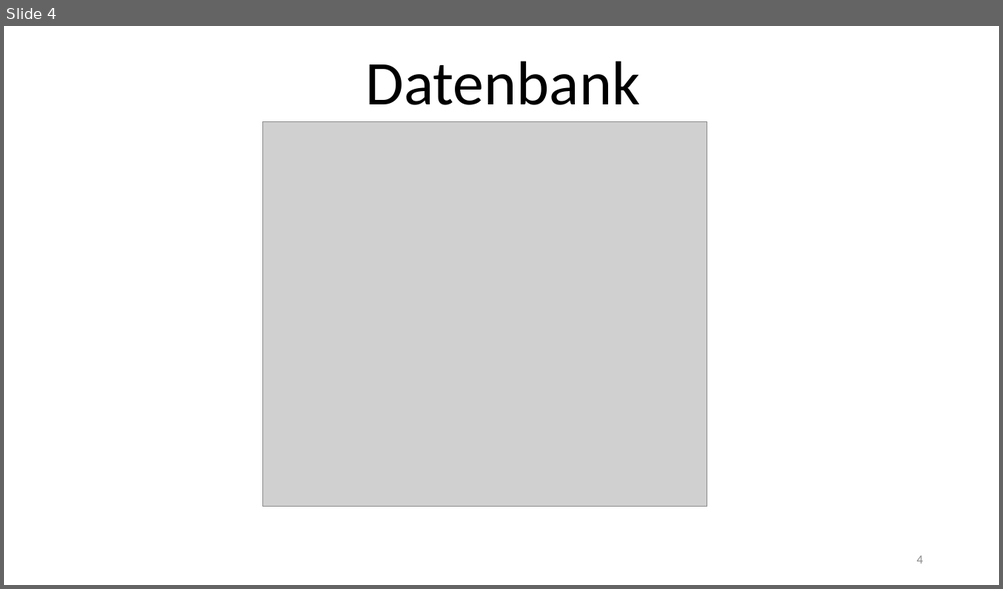
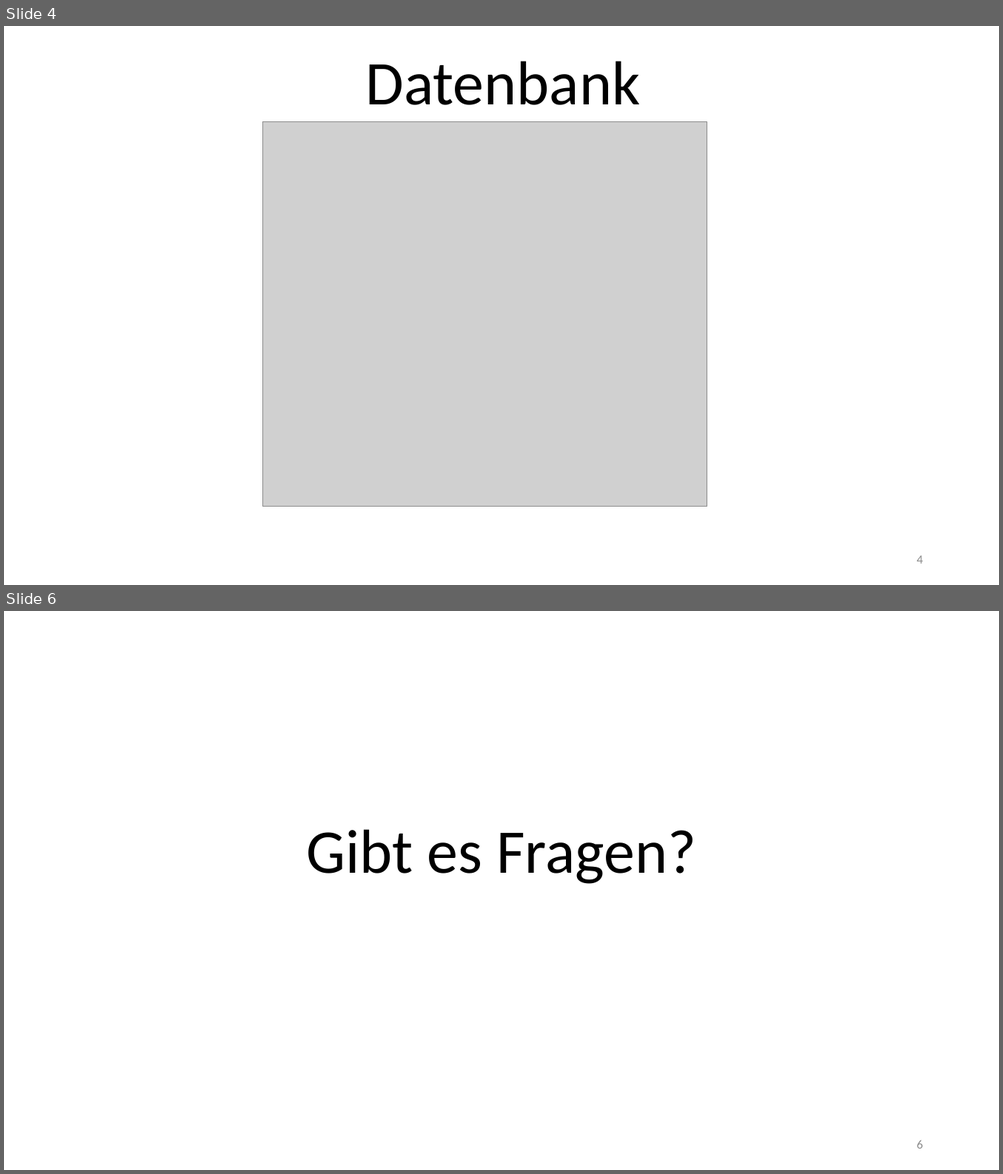
Before and after one commit to TobiasDrees/TrexSideScroller, a slide deck: Präsentation/Sidescroller.pptx. Shown one above the other, each under a label of ours: slide 4 before the commit, slides 4 and 6 after it; the slides between them are not shown. The pictures are 1003x589 and 1003x1174 pixels, drawn with LibreOffice and Linux fonts; fonts in the diff are those of the drawing; grey boxes stand for pictures; background and template pictures are left out. Boxes give left, top, right and bottom in pixels: in the first picture for what was removed or moved away, otherwise in the second. Text is boxed around its words. In the diff, an @@ line names an element or a change of style, - is before the commit and + after.

```diff
--- a/Präsentation/Sidescroller.pptx
+++ b/Präsentation/Sidescroller.pptx
@@ slide 6 added at bbox=[4, 611, 999, 1170], background picture (left out) @@
@@ title added at bbox=[307, 829, 696, 884], 60 pt, text #000000 @@
+Gibt es Fragen?
@@ page number added at bbox=[916, 1141, 922, 1149], 12 pt, text #8C8C8C @@
+6
```
Also in this commit, not shown: 1 slide changed, 2 other slides added, 1 slide removed.
